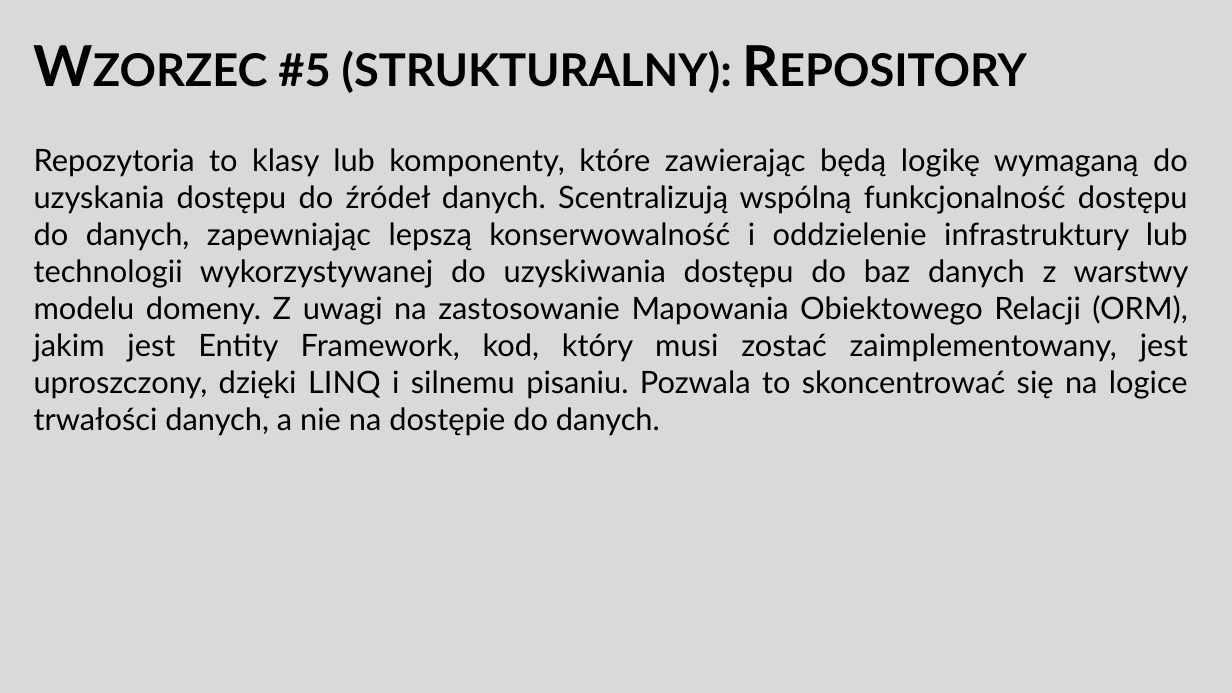
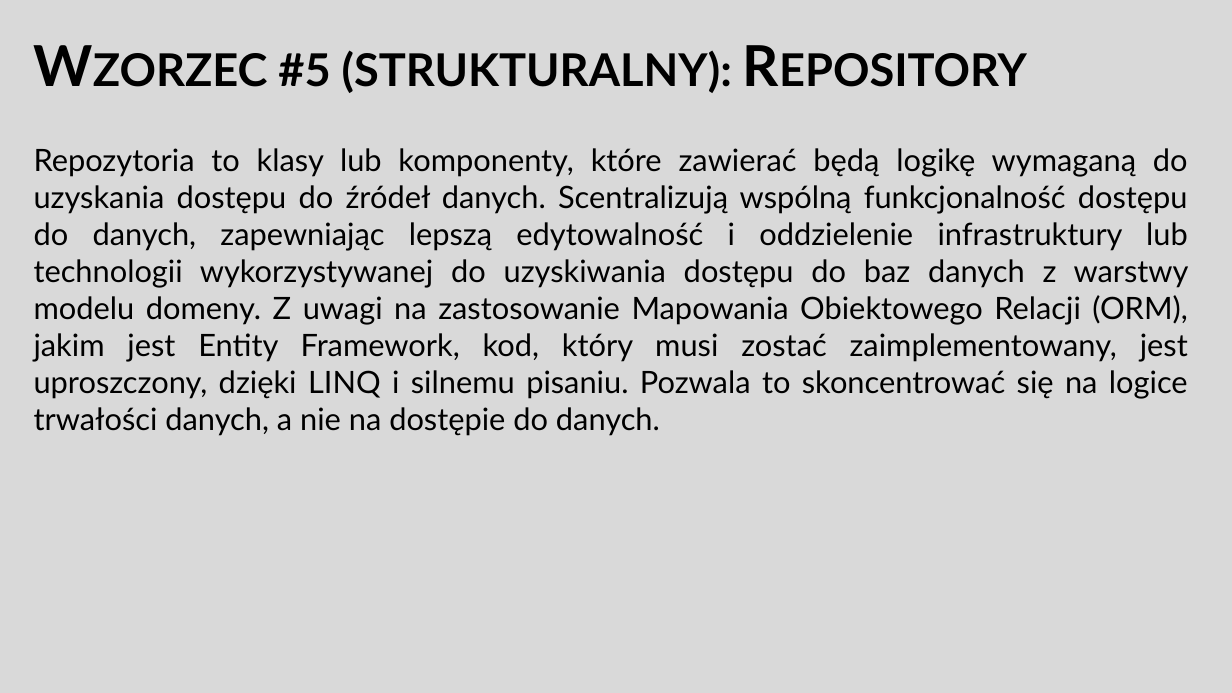
Before and after one commit to adambajguz/MusicPlayer, a slide deck: slide 12 of Documentation - PL/ZTP Dokumentation.pptx. Drawn at 1232x693 pixels with LibreOffice and Linux fonts; fonts in the diff are those of the drawing. Boxes give left, top, right and bottom in pixels: in the first picture for what was removed or moved away, otherwise in the second. Text is boxed around its words. In the diff, an @@ line names an element or a change of style, - is before the commit and + after.

```diff
--- a/Documentation - PL/ZTP Dokumentation.pptx
+++ b/Documentation - PL/ZTP Dokumentation.pptx
@@ text at (x1=34, y1=148, x2=1189, y2=436): text changed @@
-Repozytoria to klasy lub komponenty, które zawierając będą logikę wymaganą do uzyskania dostępu do źródeł danych. Scentralizują wspólną funkcjonalność dostępu do danych, zapewniając lepszą konserwowalność i oddzielenie infrastruktury lub technologii wykorzystywanej do uzyskiwania dostępu do baz danych z warstwy modelu domeny. Z uwagi na zastosowanie Mapowania Obiektowego Relacji (ORM), jakim jest Entity Framework, kod, który musi zostać zaimplementowany, jest uproszczony, dzięki LINQ i silnemu pisaniu. Pozwala to skoncentrować się na logice trwałości danych, a nie na dostępie do danych.
+Repozytoria to klasy lub komponenty, które zawierać będą logikę wymaganą do uzyskania dostępu do źródeł danych. Scentralizują wspólną funkcjonalność dostępu do danych, zapewniając lepszą edytowalność i oddzielenie infrastruktury lub technologii wykorzystywanej do uzyskiwania dostępu do baz danych z warstwy modelu domeny. Z uwagi na zastosowanie Mapowania Obiektowego Relacji (ORM), jakim jest Entity Framework, kod, który musi zostać zaimplementowany, jest uproszczony, dzięki LINQ i silnemu pisaniu. Pozwala to skoncentrować się na logice trwałości danych, a nie na dostępie do danych.
```
Also in this commit, not shown: 1 other slide changed, 2 other files.
